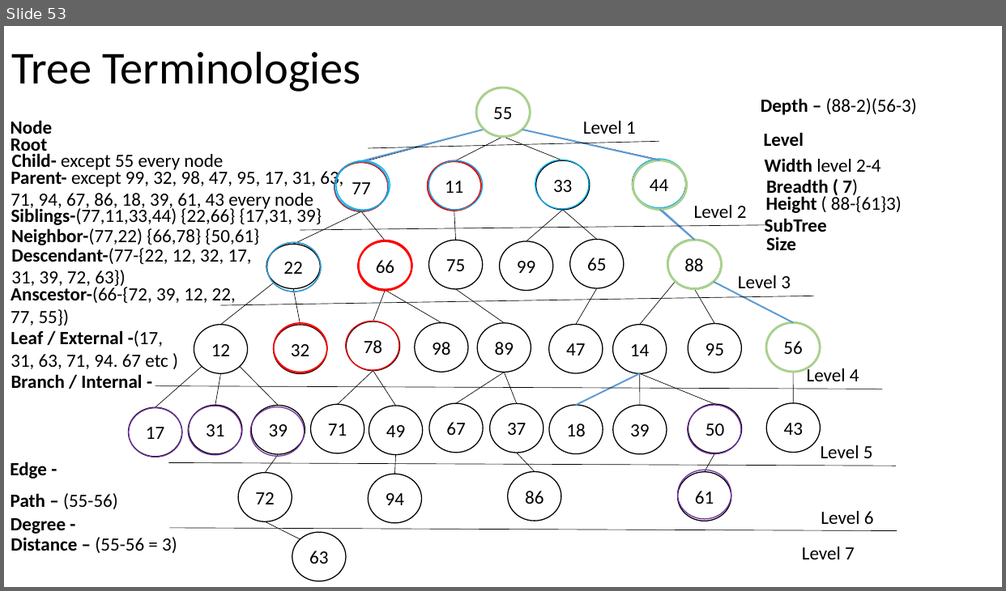
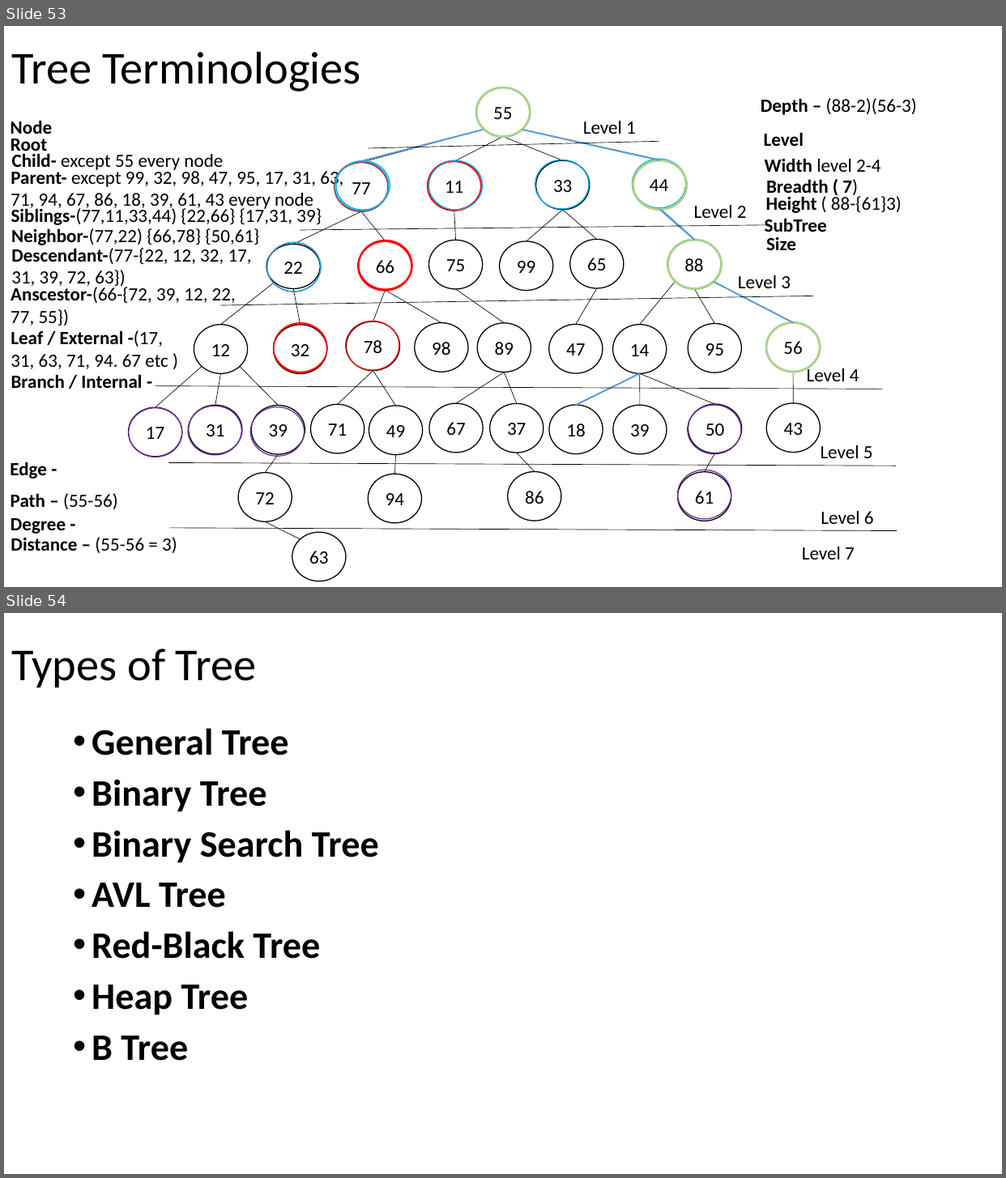
Before and after one commit to AshutoshDemoProjects/MyNotes, a slide deck: tech/PPT/DATA STRUCTURE.pptx. Shown one above the other, each under a label of ours: slide 53 before the commit, slides 53 and 54 after it. The pictures are 1006x591 and 1006x1178 pixels, drawn with LibreOffice and Linux fonts; fonts in the diff are those of the drawing. Boxes give left, top, right and bottom in pixels: in the first picture for what was removed or moved away, otherwise in the second. Text is boxed around its words. In the diff, an @@ line names an element or a change of style, - is before the commit and + after.

Commit message:
Tree types

```diff
--- a/tech/PPT/DATA STRUCTURE.pptx
+++ b/tech/PPT/DATA STRUCTURE.pptx
@@ slide 54 added at <box>4,613,1002,1174</box>, background #FFFFFF @@
@@ title added at <box>11,649,256,688</box>, 44 pt, text #000000 @@
+Types of Tree
@@ text added at <box>91,728,379,1061</box>, 36 pt, text #000000, bold @@
+• General Tree
+• Binary Tree
+• Binary Search Tree
+• AVL Tree
+• Red-Black Tree
+• Heap Tree
+• B Tree
```
Also in this commit, not shown: 12 other slides added.
